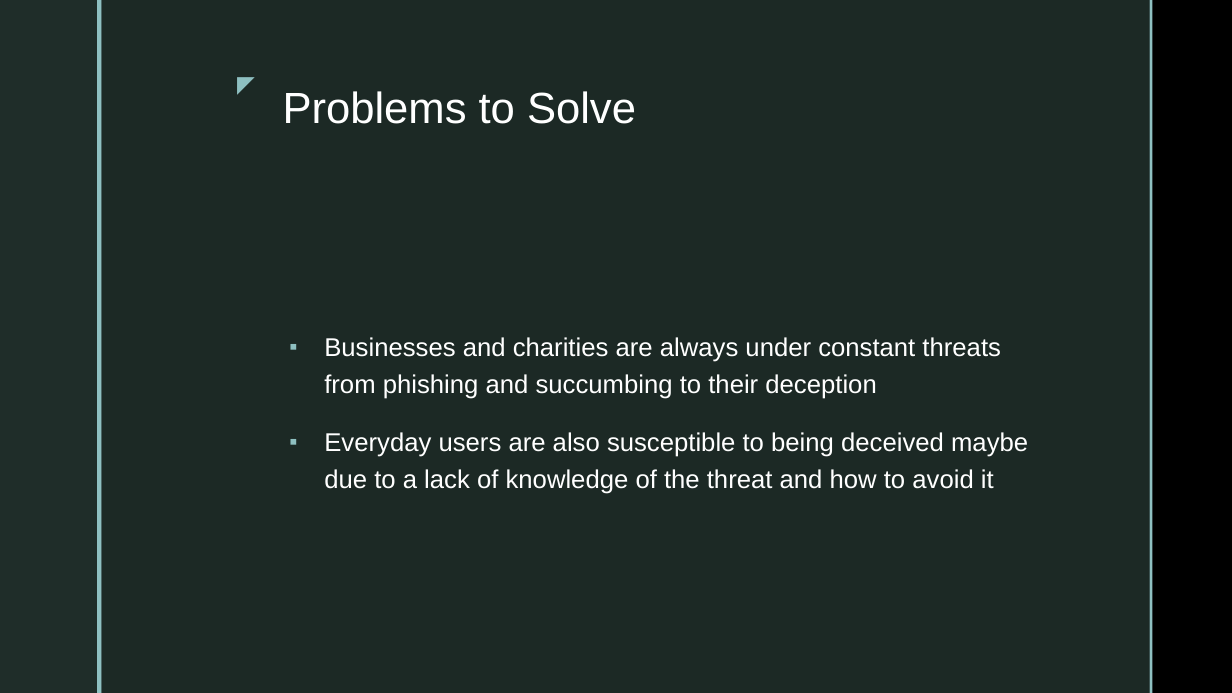
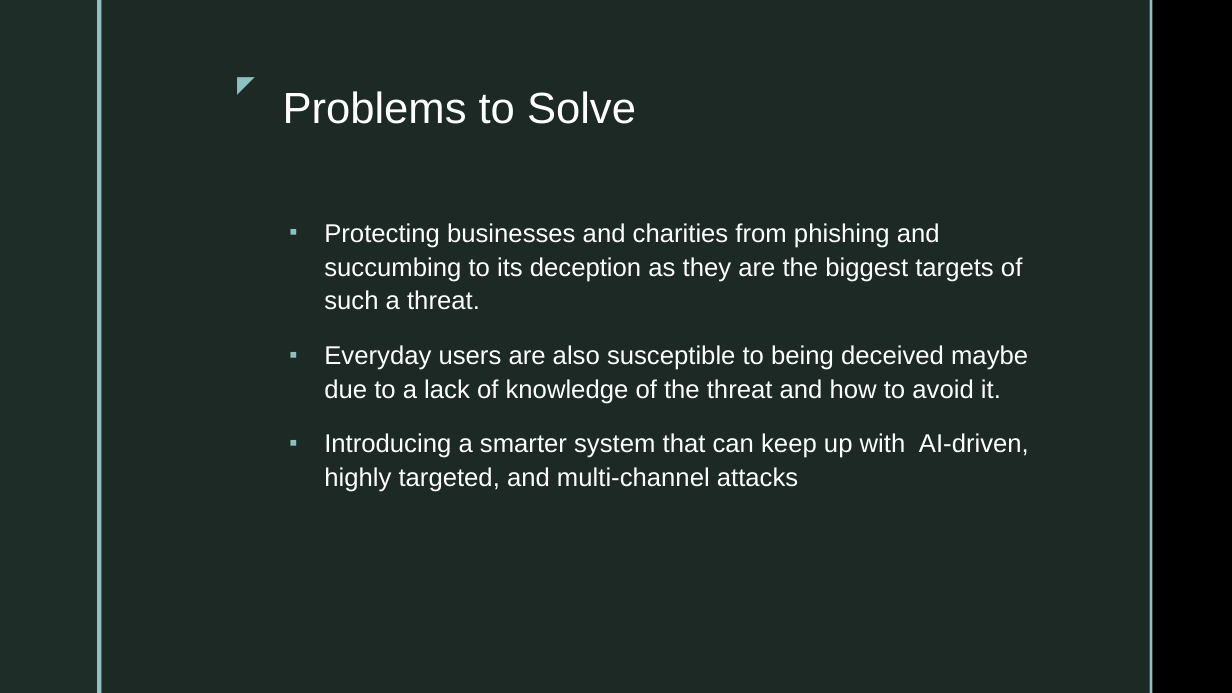
Before and after one commit to 0Meraj/My-Projects, a slide deck: slide 3 of Documents for the project/Presentation.pptx. Drawn at 1232x693 pixels with LibreOffice and Linux fonts; fonts in the diff are those of the drawing; background and template pictures are left out. Boxes give left, top, right and bottom in pixels: in the first picture for what was removed or moved away, otherwise in the second. Text is boxed around its words. In the diff, an @@ line names an element or a change of style, - is before the commit and + after.

```diff
--- a/Documents for the project/Presentation.pptx
+++ b/Documents for the project/Presentation.pptx
@@ text at <box>324,223,1029,492</box>: text changed @@
-▪ Businesses and charities are always under constant threats from phishing and succumbing to their deception
-▪ Everyday users are also susceptible to being deceived maybe due to a lack of knowledge of the threat and how to avoid it
+▪ Protecting businesses and charities from phishing and succumbing to its deception as they are the biggest targets of such a threat.
+▪ Everyday users are also susceptible to being deceived maybe due to a lack of knowledge of the threat and how to avoid it.
+▪ Introducing a smarter system that can keep up with AI-driven, highly targeted, and multi-channel attacks
```
Also in this commit, not shown: 6 other slides changed, 7 slides added, 8 slides removed, 2 other files.
